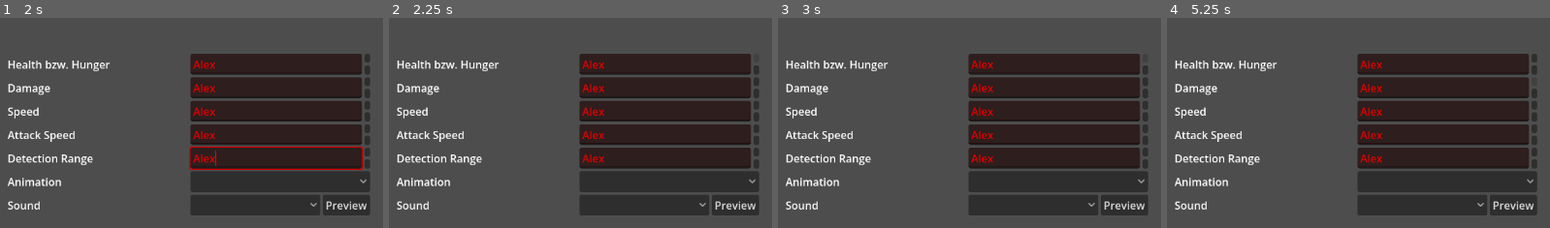
Above: before the commit, frames 1-4 (left to right).
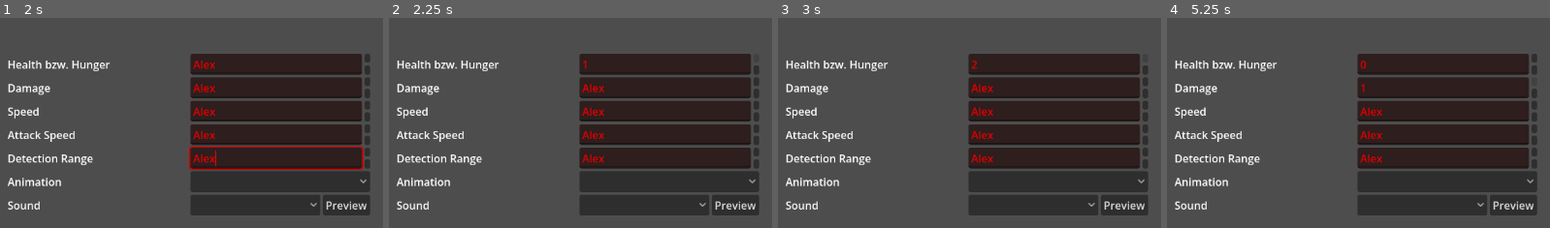
Above: after the commit, the same moments.

Repository: bnjmntmm/play_dungeon_crawler
Game: Godot game, scene res://feature/editor tool/ToolUI.tscn
Two runs of this game, one before a commit and one after it. Both use one fixed random seed, a clock stepped at 60 frames per second and the inputs below. The project has no main scene, so this scene is started directly.
Inputs (mouse positions are % of the whole screen's width and height, from its top left):
- Up to frame 1 (2 s): click (86, 11) at 0.52 s; type "Alex" at 0.6 s; click (86, 17) at 0.75 s; type "Alex" at 0.83 s; click (86, 22) at 0.98 s; type "Alex" at 1.07 s; click (86, 28) at 1.27 s; type "Alex" at 1.35 s; click (86, 33) at 1.5 s; type "Alex" at 1.58 s
- Up to frame 2 (2.25 s): click (98, 10) at 2.02 s
- Up to frame 3 (3 s): click (98, 10) at 2.77 s
- Up to frame 4 (5.25 s): click (98, 12) at 3.52 s; click (98, 12) at 4.27 s; click (98, 15) at 5.02 s
The pictures show only the part of the screen within x 50-100%, y 0-50%; the shares and areas given below are measured in that part.

Frame 1 is identical in both runs. In frame 2, 0.1% of the frame differs, in the area x 50-57%, y 20-25%; in frame 3, 0.1%; in frame 4, 0.3%, in the area x 50-57%, y 20-36%.

Commit message:
up and down button functionality

Diff:
--- a/feature/editor tool/ToolUI.tscn
+++ b/feature/editor tool/ToolUI.tscn
@@ -20,7 +20,6 @@
 @onready var speed_text_edit: LineEdit = %Speed_TextEdit
 @onready var attack_speed_text_edit: LineEdit = %AttackSpeed_TextEdit
 @onready var detection_range_text_edit: LineEdit = %DetectionRange_TextEdit
-
 
 @onready var sound_dir = \"res://feature/editor tool/Sounds/\"
 @onready var sound_option: OptionButton = %SoundOption
@@ -159,7 +158,7 @@
 func _on_health_text_edit_text_changed(new_text: String) -> void:
 	if new_text.is_valid_int():
 		health_text_edit.set_modulate(Color(1,1,1))
-		config_file.health = new_text.bin_to_int()
+		config_file.health = int(new_text)
 	else:
 		health_text_edit.set_modulate(invalid_color)
 	print(\"new health value: \", new_text)
@@ -167,7 +166,7 @@
 func _on_damage_text_edit_text_changed(new_text: String) -> void:
 	if new_text.is_valid_int():
 		damage_text_edit.set_modulate(Color(1,1,1))
-		config_file.damage = new_text.bin_to_int()
+		config_file.damage = int(new_text)
 	else:
 		damage_text_edit.set_modulate(invalid_color)
 	print(\"new damage value: \", new_text)
@@ -175,7 +174,7 @@
 func _on_speed_text_edit_text_changed(new_text: String) -> void:
 	if new_text.is_valid_int():
 		speed_text_edit.set_modulate(Color(1,1,1))
-		config_file.speed = new_text.bin_to_int()
+		config_file.speed = int(new_text)
 	else:
 		speed_text_edit.set_modulate(invalid_color)
 	print(\"new speed value: \", new_text)
@@ -183,7 +182,7 @@
 func _on_attack_speed_text_edit_text_changed(new_text: String) -> void:
 	if new_text.is_valid_int():
 		attack_speed_text_edit.set_modulate(Color(1,1,1))
-		config_file.attack_speed = new_text.bin_to_int()
+		config_file.attack_speed = int(new_text)
 	else:
 		attack_speed_text_edit.set_modulate(invalid_color)
 	print(\"new attack speed value: \", new_text)
@@ -191,10 +190,118 @@
 func _on_detection_range_text_edit_text_changed(new_text: String) -> void:
 	if new_text.is_valid_int():
 		detection_range_text_edit.set_modulate(Color(1,1,1))
-		config_file.detection_range = new_text.bin_to_int()
+		config_file.detection_range = int(new_text)
 	else:
 		detection_range_text_edit.set_modulate(invalid_color)
 	print(\"new detection rate value: \", new_text)
+
+func set_value(lineEdit: LineEdit, value: int):
+	lineEdit.text = str(value)
+
+func _on_health_up_button_pressed() -> void:
+	var i:int
+	if health_text_edit.text == \"\":
+		i = 0
+	else:
+		if health_text_edit.text.is_valid_int():
+			i = int(health_text_edit.text)
+	i = i + 1
+	health_text_edit.text = str(i)
+
+func _on_health_down_button_pressed() -> void:
+	var i:int
+	if health_text_edit.text == \"\":
+		i = 0
+	else:
+		if health_text_edit.text.is_valid_int():
+			i = int(health_text_edit.text)
+	i = i - 1
+	health_text_edit.text = str(i)
+
+func _on_damage_up_button_pressed() -> void:
+	var i:int
+	if damage_text_edit.text == \"\":
+		i = 0
+	else:
+		if damage_text_edit.text.is_valid_int():
+			i = int(damage_text_edit.text)
+	i = i + 1
+	damage_text_edit.text = str(i)
+
+func _on_damage_down_button_pressed() -> void:
+	var i:int
+	if damage_text_edit.text == \"\":
+		i = 0
+	else:
+		if damage_text_edit.text.is_valid_int():
+			i = int(damage_text_edit.text)
+	i = i - 1
+	damage_text_edit.text = str(i)
+
+func _on_speed_up_button_pressed() -> void:
+	var i:int
+	if speed_text_edit.text == \"\":
+		i = 0
+	else:
+		if speed_text_edit.text.is_valid_int():
+			i = int(speed_text_edit.text)
+	i = i + 1
+	speed_text_edit.text = str(i)
+
+
+func _on_speed_down_button_pressed() -> void:
+	var i:int
+	if speed_text_edit.text == \"\":
+		i = 0
+	else:
+		if speed_text_edit.text.is_valid_int():
+			i = int(speed_text_edit.text)
+	i = i - 1
+	speed_text_edit.text = str(i)
+
+
+func _on_attack_speed_up_button_pressed() -> void:
+	var i:int
+	if attack_speed_text_edit.text == \"\":
+		i = 0
+	else:
+		if attack_speed_text_edit.text.is_valid_int():
+			i = int(attack_speed_text_edit.text)
+	i = i + 1
+	attack_speed_text_edit.text = str(i)
+
+
+func _on_attack_speed_down_button_pressed() -> void:
+	var i:int
+	if attack_speed_text_edit.text == \"\":
+		i = 0
+	else:
+		if attack_speed_text_edit.text.is_valid_int():
+			i = int(attack_speed_text_edit.text)
+	i = i - 1
+	attack_speed_text_edit.text = str(i)
+
+
+func _on_detection_range_up_button_pressed() -> void:
+	var i:int
+	if detection_range_text_edit.text == \"\":
+		i = 0
+	else:
+		if detection_range_text_edit.text.is_valid_int():
+			i = int(detection_range_text_edit.text)
+	i = i + 1
+	detection_range_text_edit.text = str(i)
+
+
+func _on_detection_range_down_button_pressed() -> void:
+	var i:int
+	if detection_range_text_edit.text == \"\":
+		i = 0
+	else:
+		if detection_range_text_edit.text.is_valid_int():
+			i = int(detection_range_text_edit.text)
+	i = i - 1
+	detection_range_text_edit.text = str(i)
 "
 
 [sub_resource type="LabelSettings" id="LabelSettings_p04p2"]
@@ -283,12 +390,12 @@
 [node name="VBoxContainer" type="VBoxContainer" parent="MarginContainer/VBoxContainer/HBoxContainer2/MarginContainer/GridContainer/BoxContainer" unique_id=731290711]
 layout_mode = 2
 
-[node name="Button" type="Button" parent="MarginContainer/VBoxContainer/HBoxContainer2/MarginContainer/GridContainer/BoxContainer/VBoxContainer" unique_id=2015195885]
+[node name="Health_Up_Button" type="Button" parent="MarginContainer/VBoxContainer/HBoxContainer2/MarginContainer/GridContainer/BoxContainer/VBoxContainer" unique_id=2015195885]
 layout_mode = 2
 size_flags_vertical = 3
 theme_override_font_sizes/font_size = 10
 
-[node name="Button2" type="Button" parent="MarginContainer/VBoxContainer/HBoxContainer2/MarginContainer/GridContainer/BoxContainer/VBoxContainer" unique_id=595064271]
+[node name="Health_Down_Button" type="Button" parent="MarginContainer/VBoxContainer/HBoxContainer2/MarginContainer/GridContainer/BoxContainer/VBoxContainer" unique_id=595064271]
 layout_mode = 2
 size_flags_vertical = 3
 theme_override_font_sizes/font_size = 10
@@ -312,11 +419,11 @@
 [node name="VBoxContainer2" type="VBoxContainer" parent="MarginContainer/VBoxContainer/HBoxContainer2/MarginContainer/GridContainer/BoxContainer3" unique_id=1398777008]
 layout_mode = 2
 
-[node name="Button" type="Button" parent="MarginContainer/VBoxContainer/HBoxContainer2/MarginContainer/GridContainer/BoxContainer3/VBoxContainer2" unique_id=1155992538]
-layout_mode = 2
-size_flags_vertical = 3
-
-[node name="Button2" type="Button" parent="MarginContainer/VBoxContainer/HBoxContainer2/MarginContainer/GridContainer/BoxContainer3/VBoxContainer2" unique_id=1775305237]
+[node name="Damage_Up_Button" type="Button" parent="MarginContainer/VBoxContainer/HBoxContainer2/MarginContainer/GridContainer/BoxContainer3/VBoxContainer2" unique_id=1155992538]
+layout_mode = 2
+size_flags_vertical = 3
+
+[node name="Damage_Down_Button" type="Button" parent="MarginContainer/VBoxContainer/HBoxContainer2/MarginContainer/GridContainer/BoxContainer3/VBoxContainer2" unique_id=1775305237]
 layout_mode = 2
 size_flags_vertical = 3
 
@@ -339,11 +446,11 @@
 [node name="VBoxContainer3" type="VBoxContainer" parent="MarginContainer/VBoxContainer/HBoxContainer2/MarginContainer/GridContainer/BoxContainer4" unique_id=669454830]
 layout_mode = 2
 
-[node name="Button" type="Button" parent="MarginContainer/VBoxContainer/HBoxContainer2/MarginContainer/GridContainer/BoxContainer4/VBoxContainer3" unique_id=426035668]
-layout_mode = 2
-size_flags_vertical = 3
-
-[node name="Button2" type="Button" parent="MarginContainer/VBoxContainer/HBoxContainer2/MarginContainer/GridContainer/BoxContainer4/VBoxContainer3" unique_id=461872552]
+[node name="Speed_Up_Button" type="Button" parent="MarginContainer/VBoxContainer/HBoxContainer2/MarginContainer/GridContainer/BoxContainer4/VBoxContainer3" unique_id=426035668]
+layout_mode = 2
+size_flags_vertical = 3
+
+[node name="Speed_Down_Button" type="Button" parent="MarginContainer/VBoxContainer/HBoxContainer2/MarginContainer/GridContainer/BoxContainer4/VBoxContainer3" unique_id=461872552]
 layout_mode = 2
 size_flags_vertical = 3
 
@@ -366,11 +473,11 @@
 [node name="VBoxContainer4" type="VBoxContainer" parent="MarginContainer/VBoxContainer/HBoxContainer2/MarginContainer/GridContainer/BoxContainer5" unique_id=844066815]
 layout_mode = 2
 
-[node name="Button" type="Button" parent="MarginContainer/VBoxContainer/HBoxContainer2/MarginContainer/GridContainer/BoxContainer5/VBoxContainer4" unique_id=529518658]
-layout_mode = 2
-size_flags_vertical = 3
-
-[node name="Button2" type="Button" parent="MarginContainer/VBoxContainer/HBoxContainer2/MarginContainer/GridContainer/BoxContainer5/VBoxContainer4" unique_id=731481201]
+[node name="AttackSpeed_Up_Button" type="Button" parent="MarginContainer/VBoxContainer/HBoxContainer2/MarginContainer/GridContainer/BoxContainer5/VBoxContainer4" unique_id=529518658]
+layout_mode = 2
+size_flags_vertical = 3
+
+[node name="AttackSpeed_Down_Button" type="Button" parent="MarginContainer/VBoxContainer/HBoxContainer2/MarginContainer/GridContainer/BoxContainer5/VBoxContainer4" unique_id=731481201]
 layout_mode = 2
 size_flags_vertical = 3
 
@@ -393,11 +500,11 @@
 [node name="VBoxContainer5" type="VBoxContainer" parent="MarginContainer/VBoxContainer/HBoxContainer2/MarginContainer/GridContainer/BoxContainer6" unique_id=871926486]
 layout_mode = 2
 
-[node name="Button" type="Button" parent="MarginContainer/VBoxContainer/HBoxContainer2/MarginContainer/GridContainer/BoxContainer6/VBoxContainer5" unique_id=3731400]
-layout_mode = 2
-size_flags_vertical = 3
-
-[node name="Button2" type="Button" parent="MarginContainer/VBoxContainer/HBoxContainer2/MarginContainer/GridContainer/BoxContainer6/VBoxContainer5" unique_id=546946719]
+[node name="DetectionRange_Up_Button" type="Button" parent="MarginContainer/VBoxContainer/HBoxContainer2/MarginContainer/GridContainer/BoxContainer6/VBoxContainer5" unique_id=3731400]
+layout_mode = 2
+size_flags_vertical = 3
+
+[node name="DetectionRange_Down_Button" type="Button" parent="MarginContainer/VBoxContainer/HBoxContainer2/MarginContainer/GridContainer/BoxContainer6/VBoxContainer5" unique_id=546946719]
 layout_mode = 2
 size_flags_vertical = 3
 
@@ -500,10 +607,20 @@
 [node name="AudioStreamPlayer" type="AudioStreamPlayer" parent="." unique_id=1746640066]
 
 [connection signal="text_changed" from="MarginContainer/VBoxContainer/HBoxContainer2/MarginContainer/GridContainer/BoxContainer/Health_TextEdit" to="." method="_on_health_text_edit_text_changed"]
+[connection signal="pressed" from="MarginContainer/VBoxContainer/HBoxContainer2/MarginContainer/GridContainer/BoxContainer/VBoxContainer/Health_Up_Button" to="." method="_on_health_up_button_pressed"]
+[connection signal="pressed" from="MarginContainer/VBoxContainer/HBoxContainer2/MarginContainer/GridContainer/BoxContainer/VBoxContainer/Health_Down_Button" to="." method="_on_health_down_button_pressed"]
 [connection signal="text_changed" from="MarginContainer/VBoxContainer/HBoxContainer2/MarginContainer/GridContainer/BoxContainer3/Damage_TextEdit" to="." method="_on_damage_text_edit_text_changed"]
+[connection signal="pressed" from="MarginContainer/VBoxContainer/HBoxContainer2/MarginContainer/GridContainer/BoxContainer3/VBoxContainer2/Damage_Up_Button" to="." method="_on_damage_up_button_pressed"]
+[connection signal="pressed" from="MarginContainer/VBoxContainer/HBoxContainer2/MarginContainer/GridContainer/BoxContainer3/VBoxContainer2/Damage_Down_Button" to="." method="_on_damage_down_button_pressed"]
 [connection signal="text_changed" from="MarginContainer/VBoxContainer/HBoxContainer2/MarginContainer/GridContainer/BoxContainer4/Speed_TextEdit" to="." method="_on_speed_text_edit_text_changed"]
+[connection signal="pressed" from="MarginContainer/VBoxContainer/HBoxContainer2/MarginContainer/GridContainer/BoxContainer4/VBoxContainer3/Speed_Up_Button" to="." method="_on_speed_up_button_pressed"]
+[connection signal="pressed" from="MarginContainer/VBoxContainer/HBoxContainer2/MarginContainer/GridContainer/BoxContainer4/VBoxContainer3/Speed_Down_Button" to="." method="_on_speed_down_button_pressed"]
 [connection signal="text_changed" from="MarginContainer/VBoxContainer/HBoxContainer2/MarginContainer/GridContainer/BoxContainer5/AttackSpeed_TextEdit" to="." method="_on_attack_speed_text_edit_text_changed"]
+[connection signal="pressed" from="MarginContainer/VBoxContainer/HBoxContainer2/MarginContainer/GridContainer/BoxContainer5/VBoxContainer4/AttackSpeed_Up_Button" to="." method="_on_attack_speed_up_button_pressed"]
+[connection signal="pressed" from="MarginContainer/VBoxContainer/HBoxContainer2/MarginContainer/GridContainer/BoxContainer5/VBoxContainer4/AttackSpeed_Down_Button" to="." method="_on_attack_speed_down_button_pressed"]
 [connection signal="text_changed" from="MarginContainer/VBoxContainer/HBoxContainer2/MarginContainer/GridContainer/BoxContainer6/DetectionRange_TextEdit" to="." method="_on_detection_range_text_edit_text_changed"]
+[connection signal="pressed" from="MarginContainer/VBoxContainer/HBoxContainer2/MarginContainer/GridContainer/BoxContainer6/VBoxContainer5/DetectionRange_Up_Button" to="." method="_on_detection_range_up_button_pressed"]
+[connection signal="pressed" from="MarginContainer/VBoxContainer/HBoxContainer2/MarginContainer/GridContainer/BoxContainer6/VBoxContainer5/DetectionRange_Down_Button" to="." method="_on_detection_range_down_button_pressed"]
 [connection signal="item_selected" from="MarginContainer/VBoxContainer/HBoxContainer2/MarginContainer/GridContainer/BoxContainer2/SoundOption" to="." method="_on_sound_option_item_selected"]
 [connection signal="pressed" from="MarginContainer/VBoxContainer/HBoxContainer2/MarginContainer/GridContainer/BoxContainer2/Sound Preview Button" to="." method="_on_sound_preview_button_pressed"]
 [connection signal="pressed" from="MarginContainer/VBoxContainer/HBoxContainer/SaveButton" to="." method="_on_save_button_pressed"]
--- a/feature/editor tool/editor_tool.gd
+++ b/feature/editor tool/editor_tool.gd
@@ -9,7 +9,7 @@
 	#window.borderless = true
 	#window.always_on_top = true
 	#/4.0 * 3.0
-	EditorInterface.popup_dialog_centered(window, DisplayServer.screen_get_size())
+	EditorInterface.popup_dialog_centered(window, DisplayServer.screen_get_size()/4.0 * 3.0)
 
 	var scene = levelScene.instantiate() as Control
 	window.add_child(scene)
